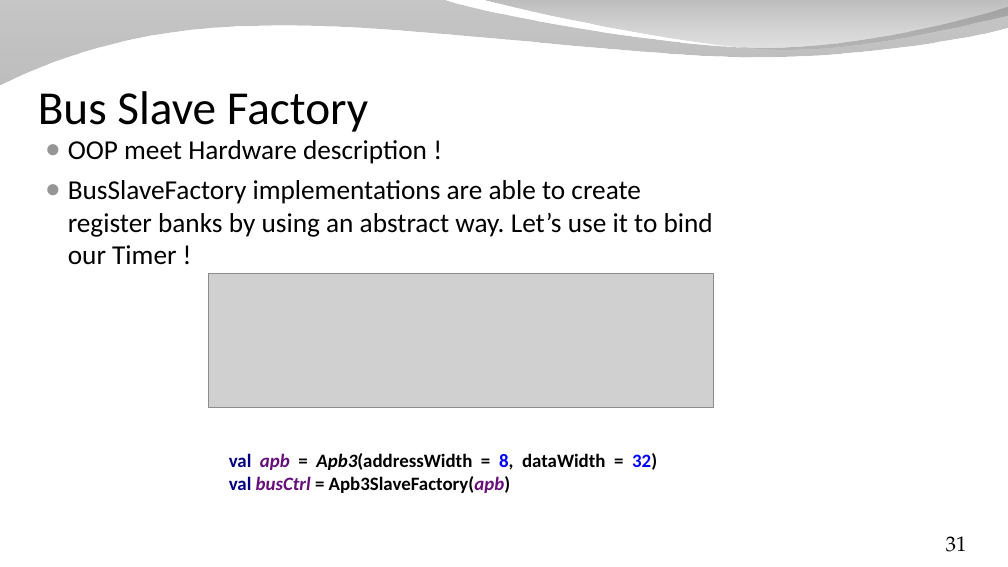
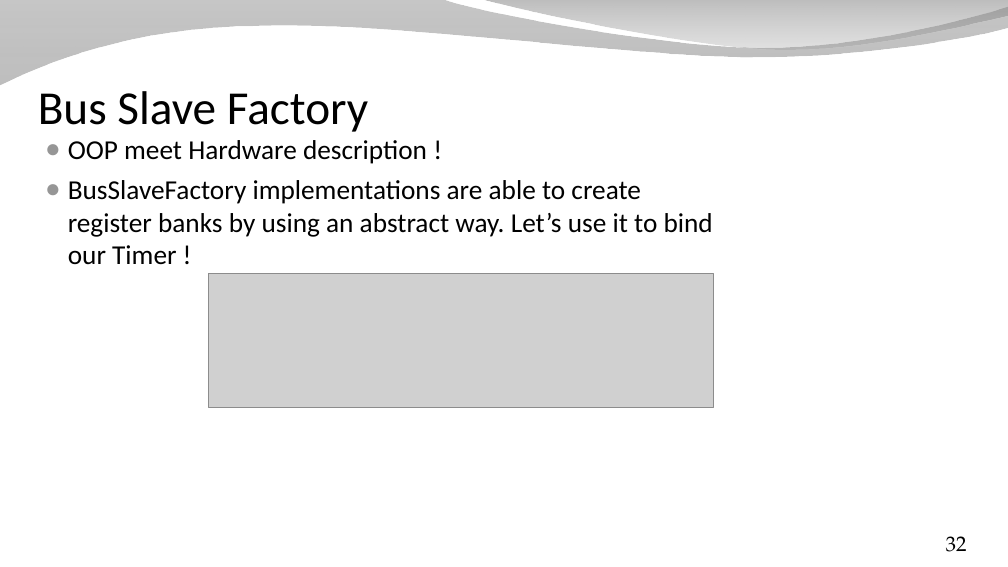
Before and after one commit to SpinalHDL/SpinalDoc, a slide deck: slide 32 of presentation/en/presentation_move_forward.odp (slide 31 before the commit). Drawn at 1008x567 pixels with LibreOffice and Linux fonts; fonts in the diff are those of the drawing; grey boxes stand for pictures; background and template pictures are left out. Boxes give left, top, right and bottom in pixels: in the first picture for what was removed or moved away, otherwise in the second. Text is boxed around its words. In the diff, an @@ line names an element or a change of style, - is before the commit and + after.

```diff
--- a/presentation/en/presentation_move_forward.odp
+++ b/presentation/en/presentation_move_forward.odp
@@ text removed at box(229, 453, 657, 493) @@
-val apb = Apb3(addressWidth = 8, dataWidth = 32)
-val busCtrl = Apb3SlaveFactory(apb)
@@ page number at box(946, 536, 967, 552): text changed @@
-31
+32
```
Also in this commit, not shown: 9 other slides changed, 2 slides added, 55 slides removed, 9 other files.
